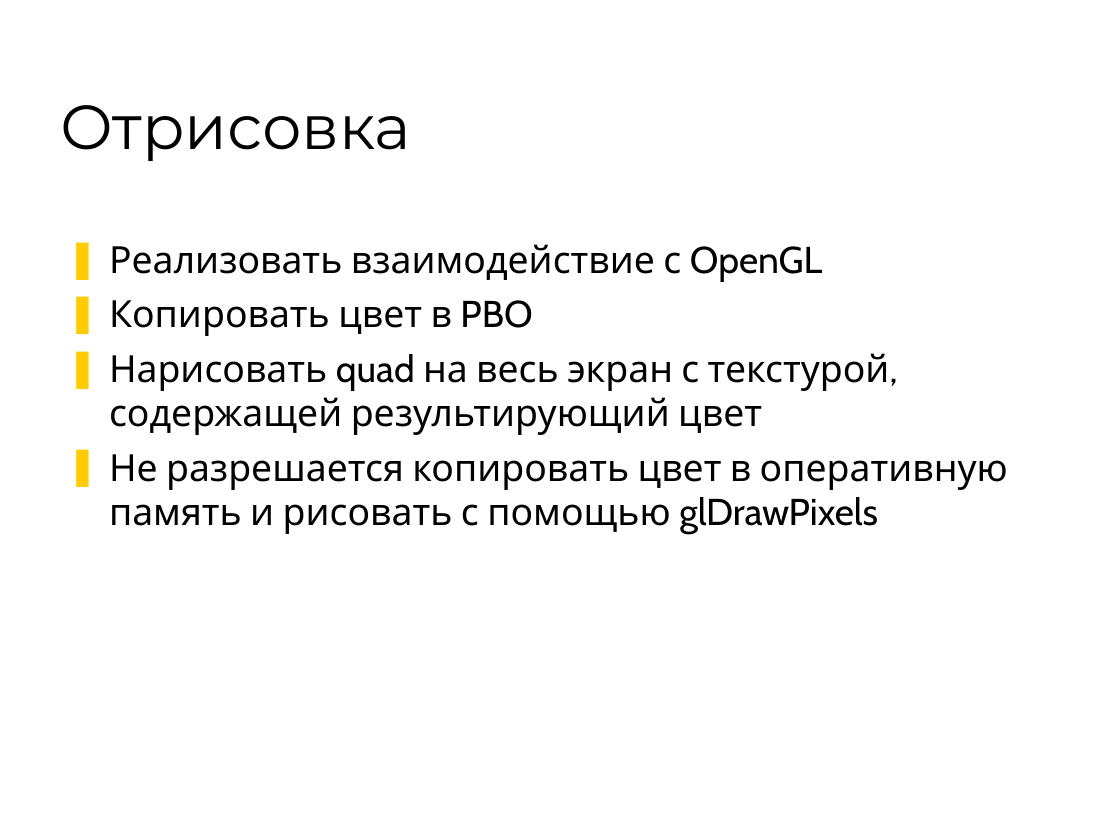
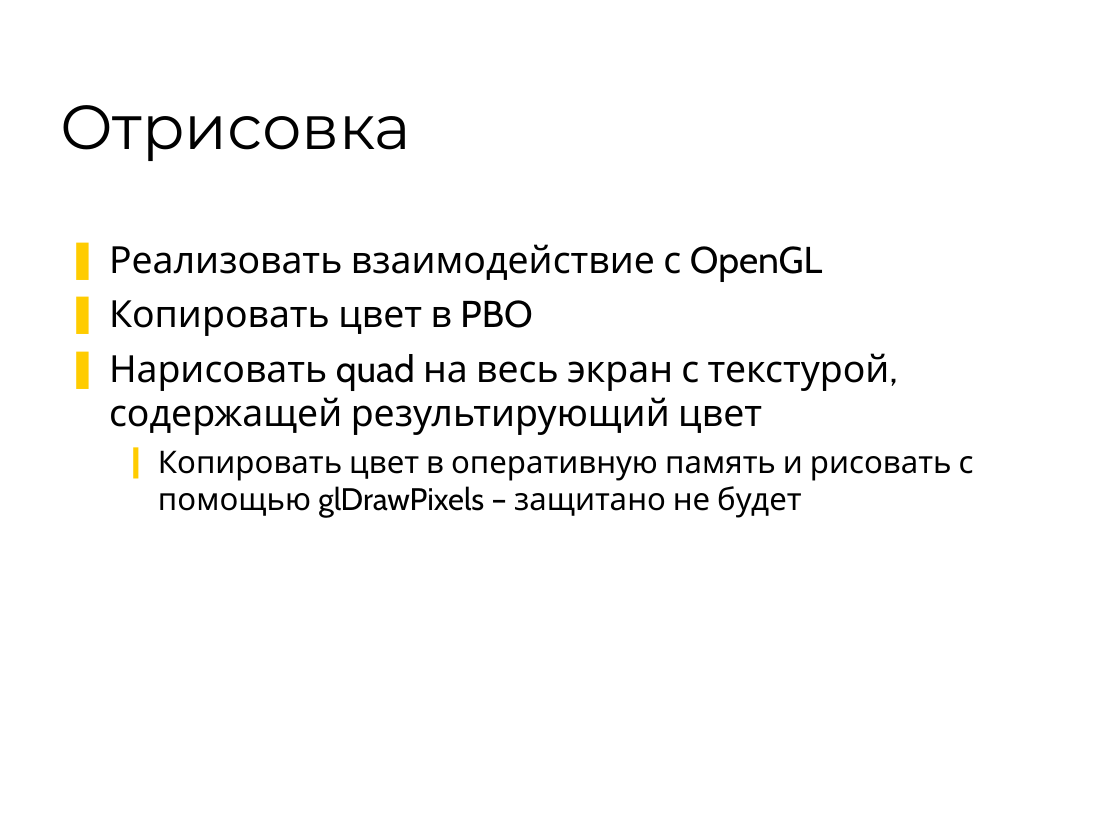
Before and after one commit to 7633/msu-cuda-course, a slide deck: slide 15 of Assignments/3/Assignment - 3.ppt (slide 14 before the commit). Drawn at 1120x840 pixels with LibreOffice and Linux fonts; fonts in the diff are those of the drawing; background and template pictures are left out. Boxes give left, top, right and bottom in pixels: in the first picture for what was removed or moved away, otherwise in the second. Text is boxed around its words. In the diff, an @@ line names an element or a change of style, - is before the commit and + after.

```diff
--- a/Assignments/3/Assignment - 3.ppt
+++ b/Assignments/3/Assignment - 3.ppt
@@ text at (158, 450, 974, 518): text changed; size 24 to 20 pt @@
-❚ Не разрешается копировать цвет в оперативную память и рисовать с помощью glDrawPixels
+  ❙ Копировать цвет в оперативную память и рисовать с помощью glDrawPixels – защитано не будет
```
Also in this commit, not shown: 2 other slides changed, 1 slide added.
